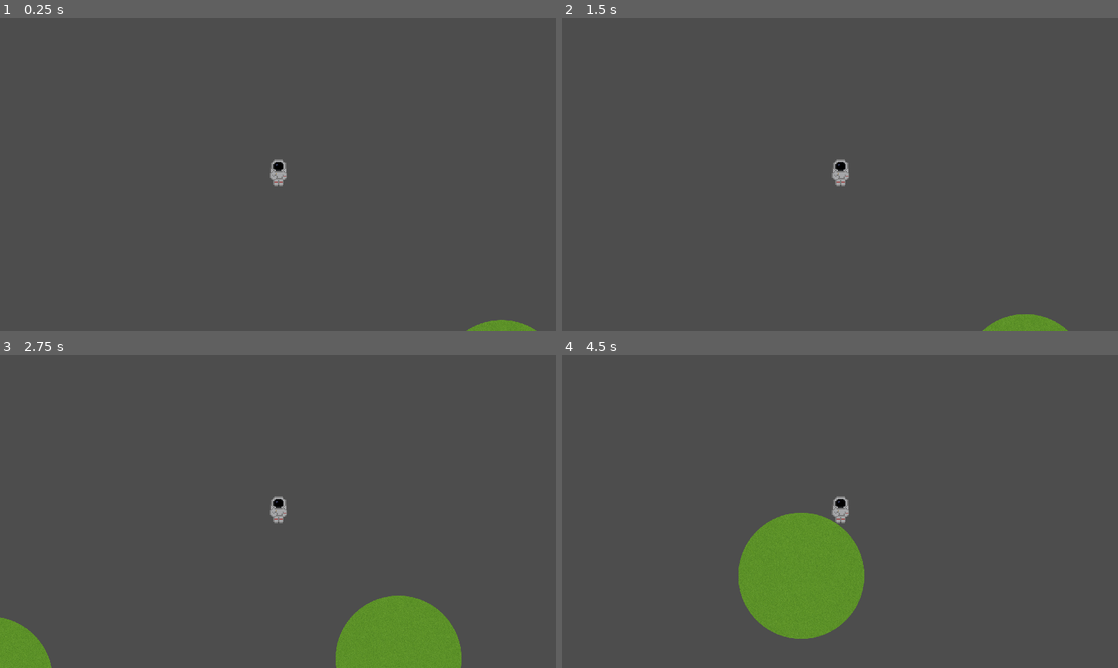
Above: before the commit, frames 1-4 (two rows, left to right).
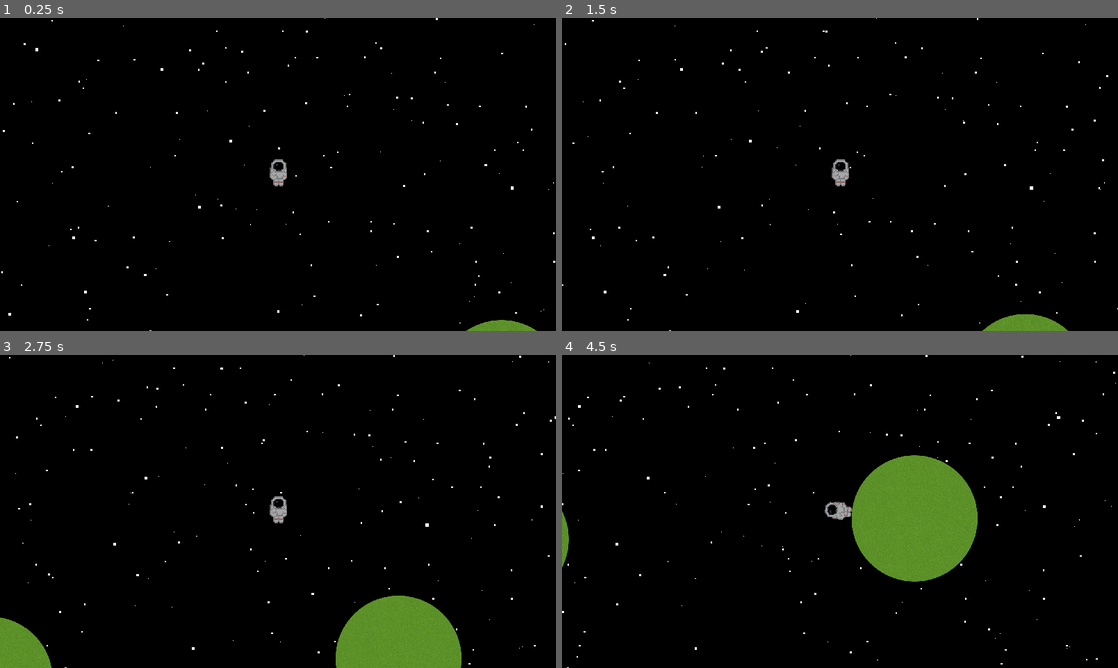
Above: after the commit, the same moments.

Repository: CS196Illinois/Group30-FA23
Game: Godot game, scene res://scenes/game/world.tscn
Two runs of this game, one before a commit and one after it. Both use one fixed random seed, a clock stepped at 60 frames per second and the inputs below.
Inputs:
- Up to frame 1 (0.25 s): no input
- Up to frame 2 (1.5 s): hold D (move_right) 0.53-1.28 s; tap Space (jump) at 0.77 s; hold S (move_down) from 1.28 s (still down)
- Up to frame 3 (2.75 s): tap Space (jump) at 1.52 s; release S (move_down) at 2.03 s; hold D (move_right) from 2.03 s (still down)
- Up to frame 4 (4.5 s): release D (move_right) at 2.78 s; hold W (move_up) 2.78-3.53 s; tap Space (jump) at 3.02, 3.77 s; hold A (move_left) from 3.53 s (still down)

The runs differ from the first frame. In frame 1, 99% of the frame differs, in the area x 0-100%, y 0-100%; in frame 2, 99%; in frame 3, 94%; in frame 4, 100%.

Commit message:
Integrated Background

Diff:
--- a/Project/background_stars.tscn
+++ b/Project/background_stars.tscn
@@ -3,13 +3,10 @@
 [sub_resource type="ParticleProcessMaterial" id="ParticleProcessMaterial_fftng"]
 emission_shape = 3
 emission_box_extents = Vector3(1, 324, 1)
-particle_flag_disable_z = true
 spread = 0.0
 gravity = Vector3(0, 0, 0)
 initial_velocity_min = -10.0
 initial_velocity_max = -10.0
-orbit_velocity_min = 0.0
-orbit_velocity_max = 0.0
 
 [sub_resource type="ParticleProcessMaterial" id="ParticleProcessMaterial_yljxw"]
 emission_shape = 3
@@ -21,8 +18,8 @@
 initial_velocity_max = -20.0
 orbit_velocity_min = 0.0
 orbit_velocity_max = 0.0
-scale_min = 3.0
-scale_max = 3.0
+scale_min = 0.5
+scale_max = 2.0
 
 [sub_resource type="ParticleProcessMaterial" id="ParticleProcessMaterial_jyln2"]
 emission_shape = 3
@@ -30,14 +27,15 @@
 particle_flag_disable_z = true
 spread = 0.0
 gravity = Vector3(0, 0, 0)
-initial_velocity_min = -30.0
-initial_velocity_max = -30.0
+initial_velocity_min = -5.0
+initial_velocity_max = -5.0
 orbit_velocity_min = 0.0
 orbit_velocity_max = 0.0
-scale_min = 5.0
-scale_max = 5.0
+scale_min = 0.2
+scale_max = 0.5
 
-[node name="backgroundStarField" type="Node2D"]
+[node name="backgroundStarField" type="CanvasLayer"]
+layer = -1
 
 [node name="ColorRect" type="ColorRect" parent="."]
 z_index = -10
@@ -54,19 +52,22 @@
 process_material = SubResource("ParticleProcessMaterial_fftng")
 lifetime = 140.0
 preprocess = 280.0
+visibility_rect = Rect2(-1000, -600, 1000, 1000)
 
 [node name="middleStars" type="GPUParticles2D" parent="."]
 z_index = -4
 position = Vector2(1212, 324)
-amount = 250
+amount = 1000
 process_material = SubResource("ParticleProcessMaterial_yljxw")
 lifetime = 140.0
 preprocess = 280.0
+visibility_rect = Rect2(-1000, -600, 1000, 1000)
 
 [node name="frontStars" type="GPUParticles2D" parent="."]
 z_index = -3
 position = Vector2(1212, 324)
-amount = 30
+amount = 1000
 process_material = SubResource("ParticleProcessMaterial_jyln2")
-lifetime = 140.0
+lifetime = 300.0
 preprocess = 280.0
+visibility_rect = Rect2(-1000, -600, 1000, 1000)
--- a/Project/entities/player/player.gd
+++ b/Project/entities/player/player.gd
@@ -11,7 +11,7 @@
 const MASS = 10
 const MAX_FLYING_SPEED = 2000
 const FLYING_ACCELERATION = 200
-
+const WALK_SPEED = 5000
 # Stores all the potential states that the player can be in, will be useful later to simplify complicated tasks.
 enum states {
 	GROUNDED,
@@ -47,19 +47,32 @@
 	# player input
 	match current_state:
 		states.GROUNDED:
-			pass
+			relative_up = (global_position - current_planet.global_position).normalized()
+			relative_down = -relative_up.normalized()
+			relative_left = Vector2(-relative_up.y, relative_up.x).normalized()
+			relative_right = -relative_left.normalized()
+			velocity = velocity.rotated(velocity.angle_to(current_planet.position))
+			rotation = Vector2.UP.angle_to(relative_up)
+
+			move_grounded(delta)
+
+			velocity = relative_down * grounded_gravitational_pull + relative_left * (player_input.x * WALK_SPEED)
+
+			if not is_grounded():
+				current_state = states.FALLING
+
 		states.FLYING:
 			move_floating(delta)
 			velocity = clamp_vector(input_velocity, MAX_FLYING_SPEED) * delta
-
 
 		states.FALLING:
 			move_floating(delta)
 			velocity = (clamp_vector(input_velocity, MAX_FLYING_SPEED) + gravitational_force) * delta
 
+			if is_grounded():
+				current_state = states.GROUNDED
 
-	print(velocity.length())
-	print(planets)
+
 	move_and_slide()
 
 # set gravity direction based on planet influence
@@ -159,3 +172,6 @@
 		planets.erase(p.get_name())
 		if planets.is_empty():
 			current_state = states.FLYING
+	elif area.is_in_group("OrientField"):
+		current_planet = null
+		current_state = states.FALLING
--- a/Project/scenes/game/world.tscn
+++ b/Project/scenes/game/world.tscn
@@ -1,8 +1,9 @@
-[gd_scene load_steps=4 format=3 uid="uid://cru4mkvr7rftk"]
+[gd_scene load_steps=5 format=3 uid="uid://cru4mkvr7rftk"]
 
 [ext_resource type="Script" path="res://scenes/game/world.gd" id="1_8rotp"]
 [ext_resource type="PackedScene" uid="uid://cd3vhowegudjv" path="res://scenes/game/elements/planet.tscn" id="2_syn3w"]
 [ext_resource type="PackedScene" uid="uid://bux4y1xgrr11o" path="res://entities/player/player.tscn" id="3_e60v0"]
+[ext_resource type="PackedScene" uid="uid://dhlrlb7ngnrtu" path="res://background_stars.tscn" id="4_m5ubu"]
 
 [node name="World" type="Node2D"]
 script = ExtResource("1_8rotp")
@@ -23,3 +24,10 @@
 scale = Vector2(2.381, 2.381)
 remote_path = NodePath("../../Camera")
 update_scale = false
+
+[node name="backgroundStarField" parent="Player/CameraTransformer" instance=ExtResource("4_m5ubu")]
+offset = Vector2(-700, -500)
+scale = Vector2(1.468, 1.468)
+transform = Transform2D(1.468, 0, 0, 1.468, -700, -500)
+
+[editable path="Player/CameraTransformer/backgroundStarField"]
